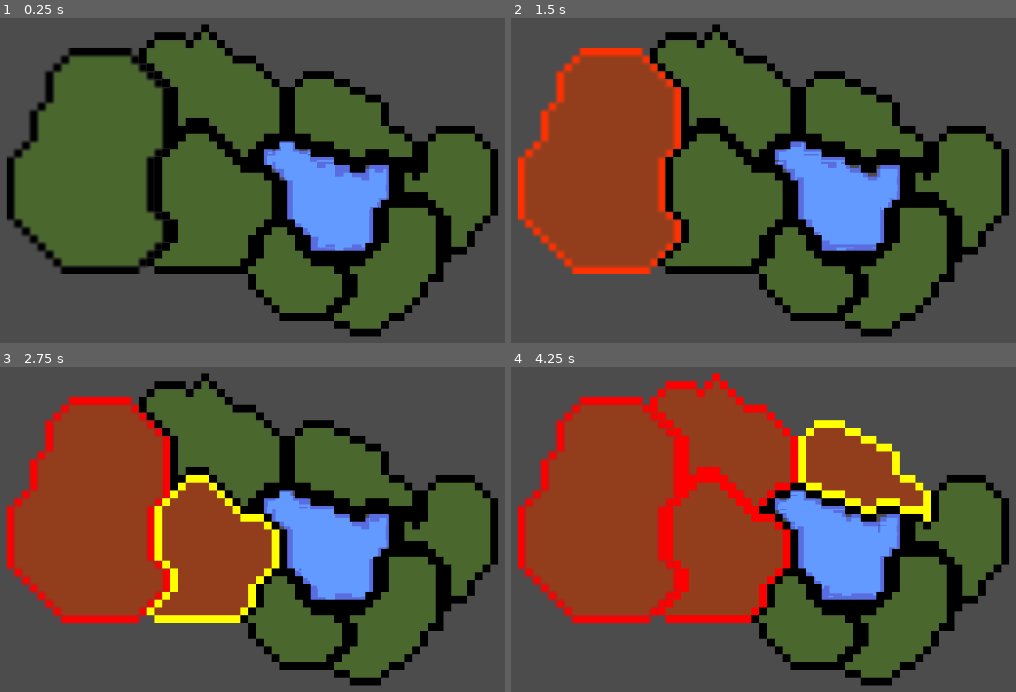
Above: before the commit, frames 1-4 (two rows, left to right).
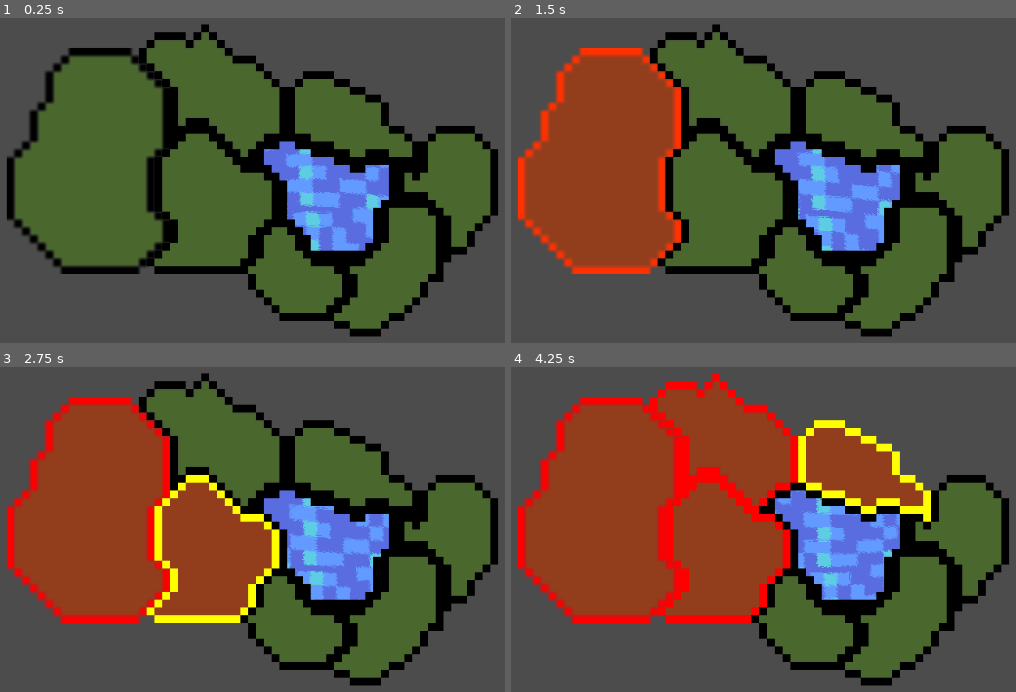
Above: after the commit, the same moments.

Repository: Raelr/StrategyGame
Game: Godot game, scene res://Scenes/World.tscn
Two runs of this game, one before a commit and one after it. Both use one fixed random seed, a clock stepped at 60 frames per second and the inputs below.
Inputs (mouse positions are in pixels of both pictures, inside the frame that each line leads up to):
- Up to frame 1 (0.25 s): no input
- Up to frame 2 (1.5 s): move the mouse to (601, 161) at 0.52 s; press the mouse at (601, 161) at 0.53 s; move the mouse to (outside the picture) at 1.27 s; release the mouse at (outside the picture) at 1.28 s; right-click (outside the picture) at 1.35 s; click (outside the picture) at 1.42 s
- Up to frame 3 (2.75 s): move the mouse to (212, 549) at 2.02 s; press the mouse at (212, 549) at 2.03 s
- Up to frame 4 (4.25 s): tap Enter at 2.75 s; move the mouse to (728, 445) at 2.77 s; release the mouse at (728, 445) at 2.78 s; right-click (728, 445) at 2.85 s; click (728, 445) at 2.92 s; tap Space at 3.5 s; move the mouse to (864, 467) at 3.52 s; press the mouse at (864, 467) at 3.53 s

The runs differ from the first frame. In frame 1, 2.9% of the frame differs, in the area x 52-78%, y 37-72%; in frame 2, 3.0%; in frame 3, 3.2%; in frame 4, 3.2%.

Commit message:
Combined sine and UV textures to make a rolling wave effect

Diff:
--- a/Scenes/Water.tscn
+++ b/Scenes/Water.tscn
@@ -1,25 +1,15 @@
-[gd_scene load_steps=7 format=2]
+[gd_scene load_steps=5 format=2]
 
-[ext_resource path="res://Sprites/LakeWater.png" type="Texture" id=1]
+[ext_resource path="res://Shaders/Water_sine.tres" type="Material" id=1]
 [ext_resource path="res://Scripts/Water.gd" type="Script" id=2]
 [ext_resource path="res://Sprites/Water.png" type="Texture" id=3]
-[ext_resource path="res://Shaders/Water_offset.shader" type="Shader" id=4]
 [ext_resource path="res://Sprites/WaterNormalMap.jpg" type="Texture" id=5]
 
-[sub_resource type="ShaderMaterial" id=1]
-shader = ExtResource( 4 )
-shader_param/tiled_factor = 1.05
-shader_param/aspect_ratio = 0.961763
-shader_param/uv_offset_scale = Vector2( 1, -1 )
-shader_param/wave_size = Vector2( 0.022, -0.09 )
-shader_param/time_scale = Vector2( 0.1, 0.1 )
-shader_param/uv_offset_texture = ExtResource( 3 )
-
 [node name="Water" type="Sprite"]
-material = SubResource( 1 )
+material = ExtResource( 1 )
 position = Vector2( 582.056, 278.927 )
 scale = Vector2( 1.09768, 1.05681 )
-texture = ExtResource( 1 )
+texture = ExtResource( 3 )
 normal_map = ExtResource( 5 )
 script = ExtResource( 2 )
 [connection signal="item_rect_changed" from="." to="." method="calculate_aspect_ratio"]
--- a/Scenes/World.tscn
+++ b/Scenes/World.tscn
@@ -28,8 +28,8 @@
 [node name="World" type="Node2D"]
 
 [node name="Water" parent="." instance=ExtResource( 11 )]
-position = Vector2( 511.604, 290.156 )
-scale = Vector2( 1.1397, 1.09612 )
+position = Vector2( 510.931, 290.197 )
+scale = Vector2( 1.01353, 0.887107 )
 z_index = -1
 
 [node name="WestRegion" parent="." instance=ExtResource( 1 )]
--- a/Shaders/Water_sine.tres
+++ b/Shaders/Water_sine.tres
@@ -1,29 +1,49 @@
-[gd_resource type="ShaderMaterial" load_steps=2 format=2]
+[gd_resource type="ShaderMaterial" load_steps=3 format=2]
+
+[ext_resource path="res://Sprites/WaveTExture.jpg" type="Texture" id=1]
 
 [sub_resource type="Shader" id=1]
 code = "shader_type canvas_item;
 
 uniform vec2 tiled_factor = vec2(4.0,4.0);
 uniform float aspect_ratio = 0.5;
+
+uniform sampler2D uv_offset_texture : hint_black;
+uniform vec2 uv_offset_scale = vec2(0.2,0.2);
+uniform vec2 uv_wave_size = vec2(1.0, 1.0);
 uniform vec2 time_scale = vec2(1.0, 1.0);
-uniform vec2 offset_scale = vec2(2.0, 2.0);
-uniform vec2 amplitude = vec2(0.05, 0.1);
+
+uniform vec2 sine_time_scale = vec2(1.0, 1.0);
+uniform vec2 sine_offset_scale = vec2(2.0, 2.0);
+uniform vec2 sine_wave_size = vec2(0.05, 0.1);
 
 void fragment() {
 	vec2 tiled_uvs = UV * tiled_factor;
 	tiled_uvs.y *= aspect_ratio;
 	//COLOR = vec4(tiled_uvs, 0.0, 1.0);
 	vec2 waves_uv_offset;
-	waves_uv_offset.x = cos(TIME * time_scale.x + (tiled_uvs.x + tiled_uvs.y) * offset_scale.x);
-	waves_uv_offset.y = sin(TIME * time_scale.y + (tiled_uvs.x + tiled_uvs.y) * offset_scale.y);
+	waves_uv_offset.x = cos(TIME * sine_time_scale.x + (tiled_uvs.x + tiled_uvs.y) * sine_offset_scale.x);
+	waves_uv_offset.y = sin(TIME * sine_time_scale.y + (tiled_uvs.x + tiled_uvs.y) * sine_offset_scale.y);
 
-	COLOR = texture(TEXTURE, tiled_uvs + waves_uv_offset * amplitude);
-}"
+	vec2 uv_offset = UV * uv_offset_scale;
+	uv_offset += TIME * time_scale;
+
+	vec2 texture_based_offset = texture(uv_offset_texture, uv_offset).rg;
+	texture_based_offset = texture_based_offset * 2.0 - 1.0;
+	texture_based_offset *= uv_wave_size;
+
+	COLOR = texture(TEXTURE, tiled_uvs + waves_uv_offset * sine_wave_size + texture_based_offset);
+}
+"
 
 [resource]
 shader = SubResource( 1 )
-shader_param/tiled_factor = Vector2( 4, 4 )
-shader_param/aspect_ratio = 1.21281
-shader_param/time_scale = Vector2( 3, 3 )
-shader_param/offset_scale = Vector2( 2, 0.01 )
-shader_param/amplitude = Vector2( 0.03, 0 )
+shader_param/tiled_factor = Vector2( 0.6, 0.6 )
+shader_param/aspect_ratio = 0.875269
+shader_param/uv_offset_scale = Vector2( 0.5, 0.8 )
+shader_param/uv_wave_size = Vector2( 0.03, 0.03 )
+shader_param/time_scale = Vector2( 0.02, 0.02 )
+shader_param/sine_time_scale = Vector2( 0.5, 0.75 )
+shader_param/sine_offset_scale = Vector2( 0.2, 3 )
+shader_param/sine_wave_size = Vector2( 0.02, 0.03 )
+shader_param/uv_offset_texture = ExtResource( 1 )
